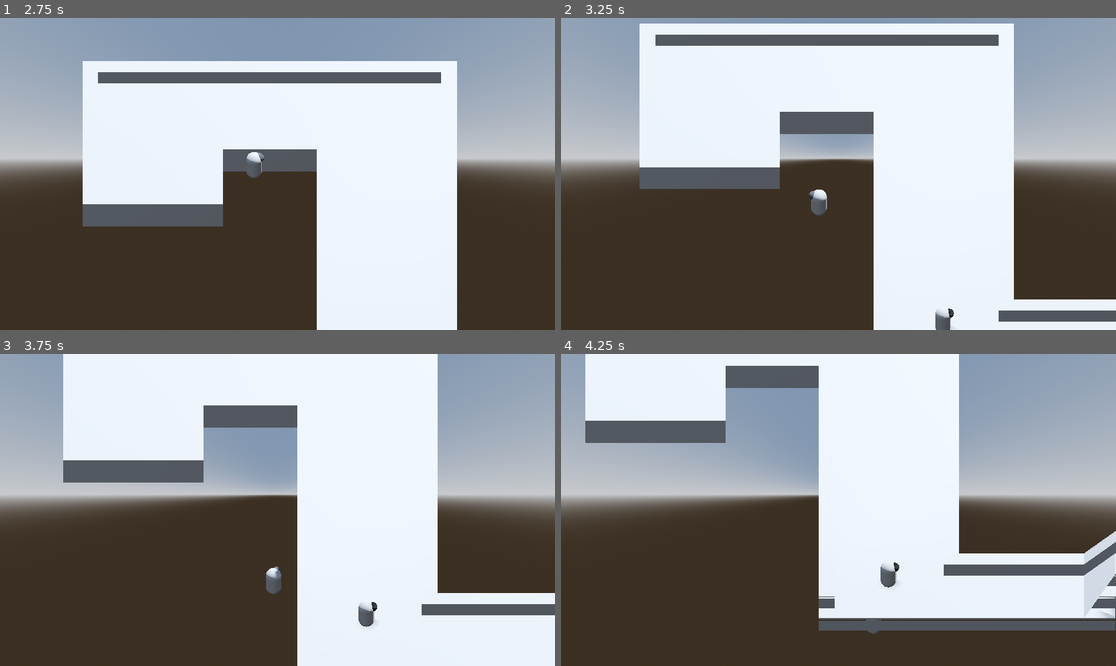
Above: before the commit, frames 1-4 (two rows, left to right).
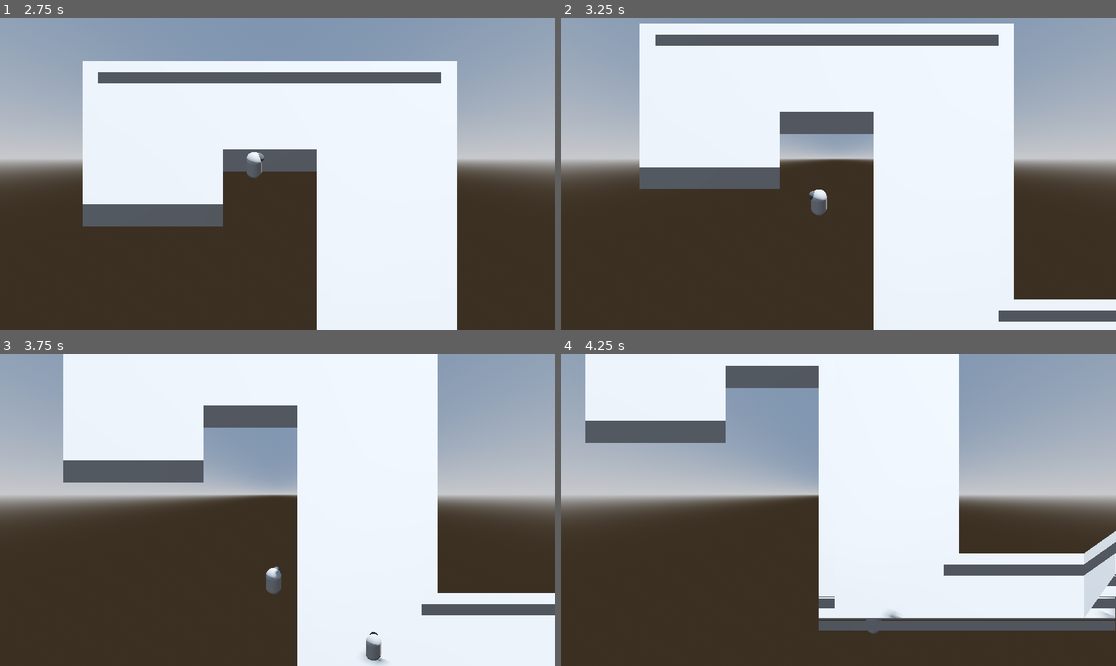
Above: after the commit, the same moments.

Repository: SleepyMush/3D-Prototype
Game: Godot game, scene res://UI/menu.tscn
The game is run twice, just before and just after one commit, with the same random seed, the same clock (stepped at 60 frames per second) and the same inputs.
Inputs (mouse positions are in pixels of both pictures, inside the frame that each line leads up to):
- Up to frame 1 (2.75 s): click "Play" at 0.5 s; click "Play" at 1.25 s; tap Enter (ui_accept) at 2, 2.27 s; move the mouse to (399, 158) at 2.02 s; hold D (Right) from 2.03 s (still down); hold Shift (Sprint) from 2.03 s (still down)
- Up to frame 2 (3.25 s): move the mouse to (727, 189) at 2.77 s; release D (Right) at 2.78 s; release Shift (Sprint) at 2.78 s; hold S (Backward) from 2.78 s (still down); tap Shift (Sprint) at 2.85 s; tap Enter (ui_accept) at 3.02 s
- Up to frame 3 (3.75 s): move the mouse to (333, 441) at 3.52 s; release S (Backward) at 3.53 s; hold D (Right) from 3.53 s (still down); hold Shift (Sprint) from 3.53 s (still down)
- Up to frame 4 (4.25 s): keep holding D (Right); keep holding Shift (Sprint)

Frame 1 is identical in both runs. In frame 2, 0.2% of the frame differs, in the area x 67-71%, y 93-100%; in frame 3, 0.4%, in the area x 64-70%, y 79-100%; in frame 4, 0.2%.

Commit message:
Enemies close to completion, IDLE next

Diff:
--- a/Enemy/enemy.gd
+++ b/Enemy/enemy.gd
@@ -22,6 +22,7 @@
 
 	match current_state:
 		ENEMY_STATE.ENRAGE:
+			target_look()
 			print("Enrage")
 		ENEMY_STATE.SEEK:
 			global_position = lerp(global_position,player.global_position, current_speed * delta)
@@ -29,11 +30,16 @@
 				current_speed = chase_speed
 				if timer.is_stopped():
 					timer.start()
+			target_look()
 			print("Seek_player")
 		ENEMY_STATE.IDLE:
 			print("Idle")
 
 	move_and_slide()
+
+func target_look() -> void:
+		var target_angle = Vector2(player.global_position.z, player.global_position.x).angle_to_point(Vector2(global_position.z, global_position.x))
+		rotation.y = target_angle
 
 
 func _on_area_3d_body_entered(body: Node3D) -> void:
@@ -43,7 +49,6 @@
 func _on_area_3d_body_exited(body: Node3D) -> void:
 	if body == player:
 		current_state = ENEMY_STATE.SEEK
-		#timer.start()
 
 func _on_timer_timeout() -> void:
 	current_state = ENEMY_STATE.IDLE
--- a/Enemy/enemy.tscn
+++ b/Enemy/enemy.tscn
@@ -25,13 +25,13 @@
 transform = Transform3D(1, 0, 0, 0, 1, 0, 0, 0, 1, 0, 1, 0)
 mesh = SubResource("CapsuleMesh_gl1ob")
 
-[node name="Facing" type="MeshInstance3D" parent="."]
-transform = Transform3D(0.590715, 0, 0, 0, 0.590715, 0, 0, 0, 0.590715, 0, 1.57253, -0.403823)
+[node name="Facing" type="MeshInstance3D" parent="Base"]
+transform = Transform3D(0.590715, 0, 0, 0, 0.590715, 0, 0, 0, 0.590715, 0, 0.57253, -0.403823)
 material_override = SubResource("StandardMaterial3D_80hij")
 mesh = SubResource("SphereMesh_fja21")
+skeleton = NodePath("../..")
 
 [node name="Area3D" type="Area3D" parent="."]
-transform = Transform3D(0.7, 0, 0, 0, 0.7, 0, 0, 0, 0.7, 0, 0, 0)
 
 [node name="CollisionShape3D" type="CollisionShape3D" parent="Area3D"]
 transform = Transform3D(1.24765, 0, 0, 0, 1.24765, 0, 0, 0, 1.24765, 0, 1.04672, 0)
--- a/Player/player.gd
+++ b/Player/player.gd
@@ -20,6 +20,9 @@
 		current_speed = sprintSpeeds
 		timer.start()
 		print("Timer Start")
+
+#func _process(delta: float) -> void:
+	#pass
 
 #Physics and Player Movement
 func _physics_process(delta: float) -> void:
--- a/main_node.tscn
+++ b/main_node.tscn
@@ -60,7 +60,7 @@
 [node name="Transition" parent="." instance=ExtResource("5_7tvok")]
 
 [node name="Enemy" parent="." node_paths=PackedStringArray("player") instance=ExtResource("6_ecx44")]
-transform = Transform3D(0.0893639, 0, -0.995999, 0, 1, 0, 0.995999, 0, 0.0893639, 15.4503, 1, 22.8638)
+transform = Transform3D(1, 0, 0, 0, 1, 0, 0, 0, 1, 15.9089, 1.06716, 25.9339)
 player = NodePath("../Base/Player")
 
 [connection signal="update_camera_pos" from="Base/OverviewCamera/Camera3D" to="Base/Player" method="_on_camera_3d_update_camera_pos"]
Not shown: 4 places in Block_type.tres that only renumber resources
